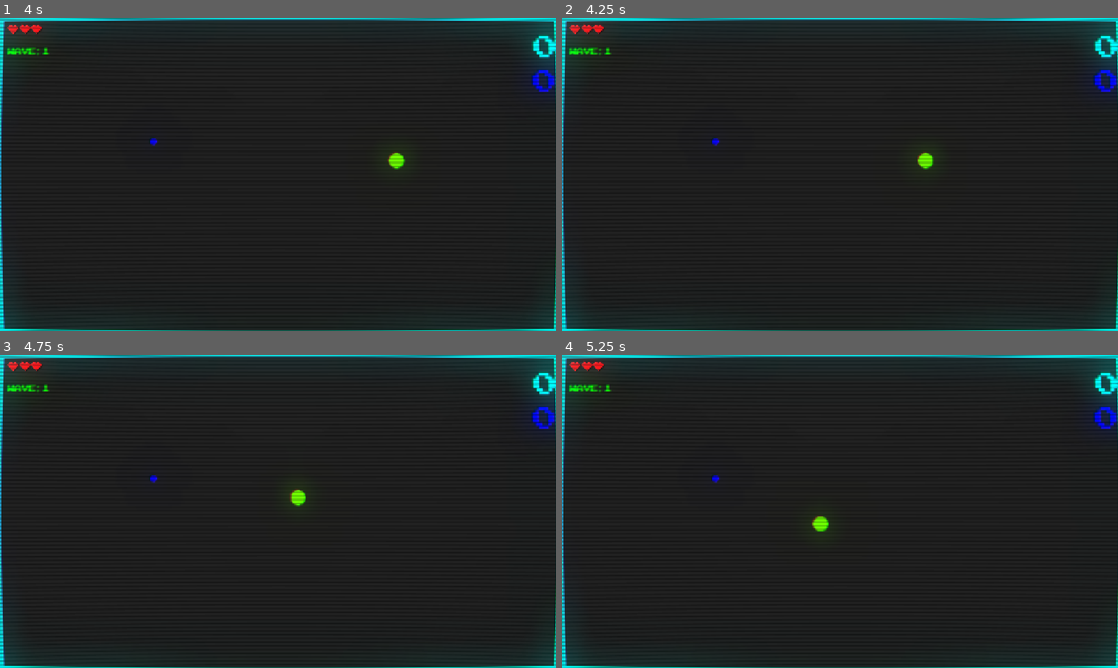
Above: before the commit, frames 1-4 (two rows, left to right).
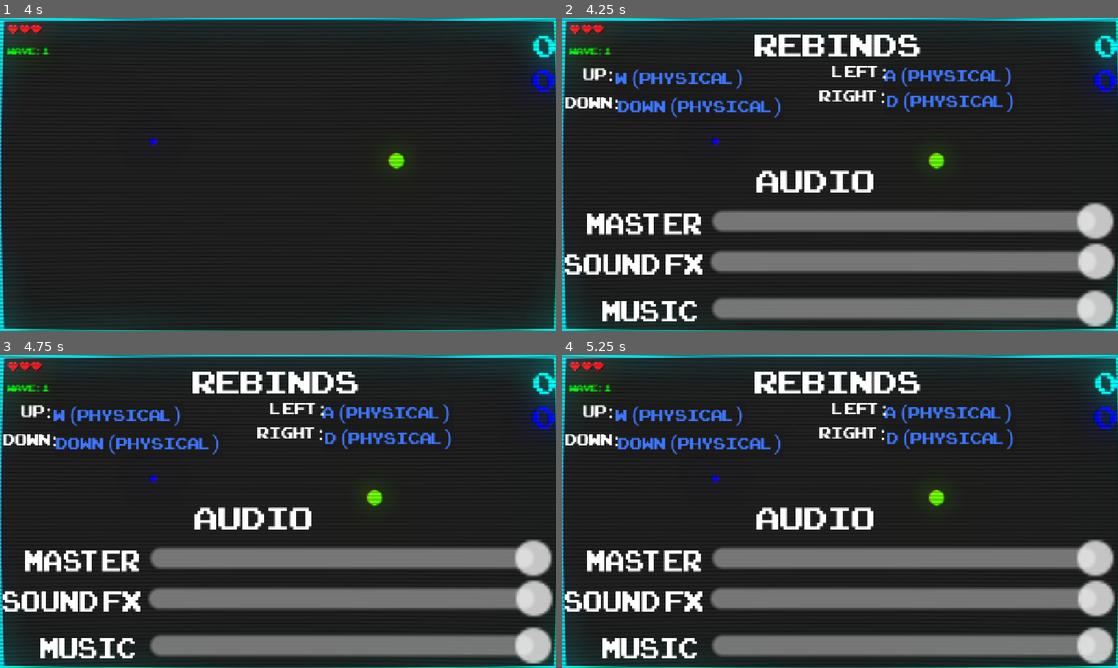
Above: after the commit, the same moments.

Repository: ktosox/GWJ80
Game: Godot game, scene res://level/test_level.tscn
The game is run twice, just before and just after one commit, with the same random seed, the same clock (stepped at 60 frames per second) and the same inputs.
Inputs (mouse positions are in pixels of both pictures, inside the frame that each line leads up to):
- Up to frame 1 (4 s): tap Enter (ui_accept) at 0.5, 0.77, 1.52, 3.02, 3.77 s; move the mouse to (400, 158) at 0.52 s; hold D (right) 0.53-1.28 s; click (400, 158) at 0.67 s; move the mouse to (166, 190) at 1.27 s; hold Down (down) 1.28-2.03 s; move the mouse to (333, 105) at 2.02 s; hold D (right) 2.03-2.78 s; move the mouse to (250, 237) at 2.77 s; hold W (up) 2.78-3.53 s; click (250, 237) at 2.92 s; move the mouse to (444, 221) at 3.52 s; hold A (left) from 3.53 s (still down)
- Up to frame 2 (4.25 s): keep holding A (left); tap Escape (options access) at 4.15 s
- Up to frame 3 (4.75 s): keep holding A (left); move the mouse to (111, 464) at 4.27 s; tap Enter (ui_accept) at 4.52 s
- Up to frame 4 (5.25 s): move the mouse to (867, 511) at 5.02 s; release A (left) at 5.03 s; hold Down (down) from 5.03 s (still down); click (867, 511) at 5.17 s

Frame 1 is identical in both runs. In frame 2, 24% of the frame differs, in the area x 0-100%, y 5-99%; in frame 3, 24%; in frame 4, 24%.

Commit message:
options working
options now fully working

Diff:
--- a/Game/Global/game_manager.gd
+++ b/Game/Global/game_manager.gd
@@ -16,6 +16,8 @@
 
 @export var game_over_scene : PackedScene
 
+@export var options_scene: PackedScene
+
 @export var current_player : CharacterBody2D
 
 @export var current_score : int
@@ -24,6 +26,7 @@
 
 var pick_up : String
 var pick_up_enabled : bool = false
+var isInOptions : bool = false
 
 
 func change_score(amount = 0):
@@ -89,3 +92,16 @@
 func _on_pick_up_timer_timeout() -> void:
 	pick_up_enabled = false
 	emit_signal("speed_changed", true)
+
+func _input(event: InputEvent) -> void:
+	if event.is_action_pressed("options access"):
+		manage_Options()
+
+func manage_Options():
+	var options = options_scene.instantiate()
+	if not isInOptions:
+		get_tree().current_scene.add_child(options)
+		isInOptions = true
+	else:
+		isInOptions = false
+		#options handles this itself because bugs
--- a/Game/Global/game_manager.tscn
+++ b/Game/Global/game_manager.tscn
@@ -1,11 +1,13 @@
-[gd_scene load_steps=3 format=3 uid="uid://bsuiktn4hmas4"]
+[gd_scene load_steps=4 format=3 uid="uid://bsuiktn4hmas4"]
 
 [ext_resource type="Script" uid="uid://cg72kwctsprse" path="res://Global/game_manager.gd" id="1_es8qg"]
 [ext_resource type="PackedScene" uid="uid://b0tj6ma6afh21" path="res://UI/game_over.tscn" id="2_0ke1m"]
+[ext_resource type="PackedScene" uid="uid://nr1s6q8ernqq" path="res://UI/options.tscn" id="3_avqtn"]
 
 [node name="GameManager" type="Node"]
 script = ExtResource("1_es8qg")
 game_over_scene = ExtResource("2_0ke1m")
+options_scene = ExtResource("3_avqtn")
 
 [node name="pick_up_timer" type="Timer" parent="."]
 wait_time = 5.0
--- a/Game/UI/options.gd
+++ b/Game/UI/options.gd
@@ -1,11 +1,12 @@
 extends CanvasLayer
 
-@export var audioDeafening = 20
 
 
 func _ready() -> void:
 	Engine.time_scale = 0.0
 
+func _input(event: InputEvent) -> void:
+	if event.is_action_pressed("options access"):
 
-func _on_tree_exiting() -> void:
-	Engine.time_scale = 1.0 # Replace with function body.
+		Engine.time_scale = 1.0
+		queue_free() # Replace with function body.
--- a/Game/UI/options.tscn
+++ b/Game/UI/options.tscn
@@ -181,5 +181,3 @@
 theme_override_fonts/font = ExtResource("2_m8fpw")
 theme_override_font_sizes/font_size = 50
 text = "left:"
-
-[connection signal="tree_exiting" from="." to="." method="_on_tree_exiting"]
Not shown: 1 places in Game/UI/ui.tscn that only renumber resources
